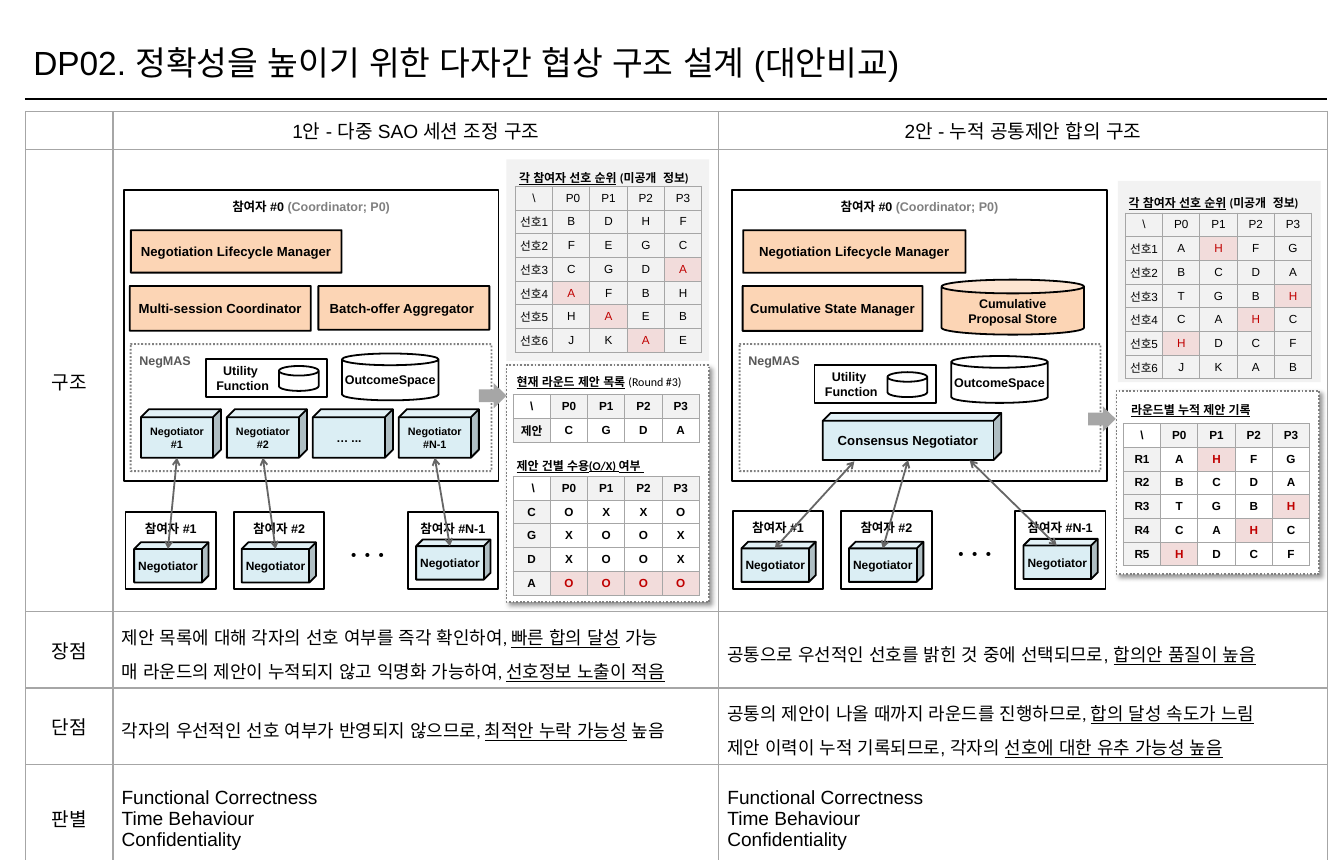
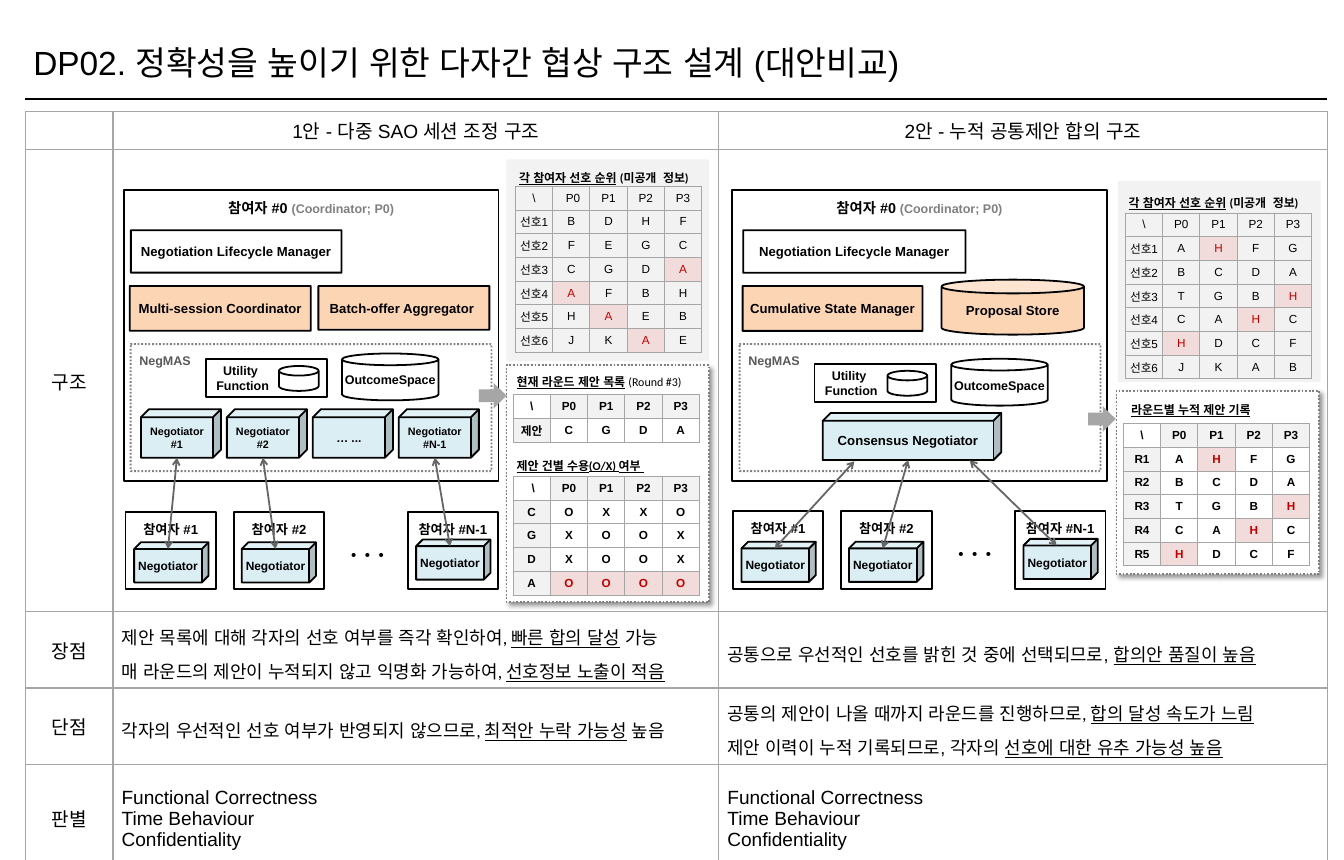
Before and after one commit to Sunwoo-Nam/architect-teamproject, a slide deck: slide 2 of docs/changbae/51-1A-vs-2-구조도/51-1A-vs-2-구조도.pptx. Drawn at 1344x860 pixels with LibreOffice and Linux fonts; fonts in the diff are those of the drawing. Boxes give left, top, right and bottom in pixels: in the first picture for what was removed or moved away, otherwise in the second. Text is boxed around its words. In the diff, an @@ line names an element or a change of style, - is before the commit and + after.

```diff
--- a/docs/changbae/51-1A-vs-2-구조도/51-1A-vs-2-구조도.pptx
+++ b/docs/changbae/51-1A-vs-2-구조도/51-1A-vs-2-구조도.pptx
@@ rounded rectangle "참여자 #0 (Coordinator; P0)" at [124,190,499,481]: size 10.5 to 12 pt in "참여자 #0" @@
@@ rounded rectangle "참여자 #0 (Coordinator; P0)" at [732,190,1107,481]: size 10.5 to 12 pt in "참여자 #0" @@
@@ rounded rectangle "Negotiation Lifecycle Manager" at [131,231,342,273]: fill #FCD5B5 to #FFFFFF @@
@@ rounded rectangle "Negotiation Lifecycle Manager" at [743,231,965,274]: fill #FCD5B5 to #FFFFFF @@
@@ size 10.5 to 11 pt in 7 elements at [408,512,498,589], [234,512,324,589], [126,512,216,589], [1015,512,1106,589], [842,512,932,589], [733,512,823,589], [942,280,1085,335] @@
@@ text in cylinder at [979,299,1046,308]: paragraph removed @@
-Cumulative
```
Also in this commit, not shown: 1 other slide changed, 3 slides added, 2 other files.
